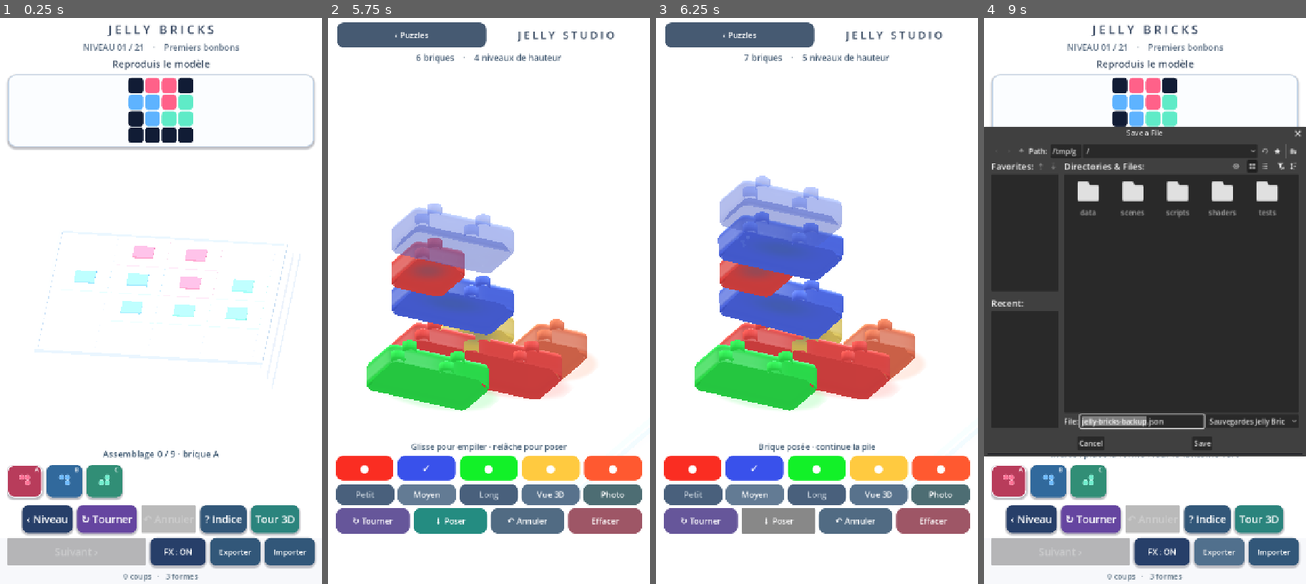
Above: before the commit, frames 1-4 (left to right).
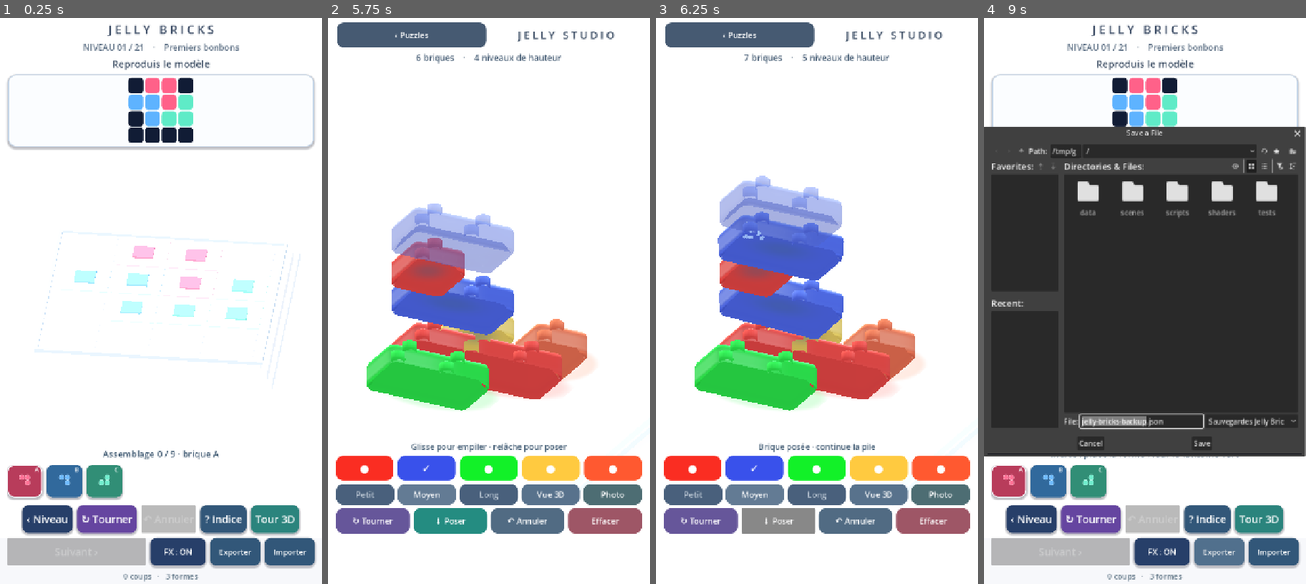
Above: after the commit, the same moments.

Repository: dbrckk/Jelly-bricks
Game: Godot game, scene res://scenes/main.tscn
Same seed, same stepped clock (60 frames per second), same inputs: the game is played once before the commit and once after it.
Inputs (mouse positions are in pixels of both pictures, inside the frame that each line leads up to):
- Up to frame 1 (0.25 s): no input
- Up to frame 2 (5.75 s): click (353, 482) at 0.52 s; click (392, 482) at 1.27 s; click (431, 482) at 2.02 s; click "‹ Niveau" at 2.75 s; click "↻ Tourner" at 3.5 s; click "? Indice" at 4.25 s; click "Tour 3D" at 5 s
- Up to frame 3 (6.25 s): click "↓ Poser" at 5.75 s
- Up to frame 4 (9 s): click "‹ Puzzles" at 6.5 s; click "FX : ON" at 7.25 s; click "FX : OFF" at 8 s; click "Exporter" at 8.75 s

Frames 1-2 are identical in both runs. In frame 3, less than 0.1% of the frame differs, in the area x 20-59%, y 34-47%; in frame 4, 0.7%, in the area x 24-100%, y 19-78%.

Commit message:
Android 0.9.65 — impact réel, son/vibrations synchronisés et shader allégé (#108)
* perf(godot): skip unused moving glint on studio 3D shader

* fix(gamefeel): anchor volume and synchronize FX to real contact

* test(godot): require no premature studio particles

* ci(godot): test real-timer impact FX and cancellation

* build(android): bump stable native to 0.9.65 (62)

* docs: document impact synchronization, tests and scope

* test(godot): verify live .29s impact FX timing and undo cancellation

Diff:
--- a/native-godot/scripts/stack_mode.gd
+++ b/native-godot/scripts/stack_mode.gd
@@ -1391,30 +1391,39 @@
     # the GPU mesh compresses and rebounds. No fake hard-plastic bounce.
     settle.tween_property(node, "position", _world_position(entry), .29) \
         .set_trans(Tween.TRANS_QUAD).set_ease(Tween.EASE_IN)
-    node.scale = Vector3(.97, 1.07, .97)
-    node.rotation.z = .065
-    settle.tween_property(node, "scale", Vector3.ONE, .73) \
-        .set_trans(Tween.TRANS_ELASTIC).set_ease(Tween.EASE_OUT)
-    settle.tween_property(node, "rotation", Vector3.ZERO, .76) \
-        .set_trans(Tween.TRANS_ELASTIC).set_ease(Tween.EASE_OUT)
+    # Rigid parent scaling distorts the footprint, studs and socket.
+    # The actual soft deformation belongs to the existing GPU squash.
+    node.rotation.z = .028
+    settle.tween_property(node, "rotation", Vector3.ZERO, .42) \
+        .set_trans(Tween.TRANS_CUBIC).set_ease(Tween.EASE_OUT)
     settle.tween_property(material, "shader_parameter/gel_spring", 0.0, .91) \
         .set_trans(Tween.TRANS_CUBIC).set_ease(Tween.EASE_OUT)
     _animate_gel_compression(material, .96, .27)
     _react_to_supports(entry)
-    # A short restrained sparkle accent, reusing the puzzle's existing
-    # fixed-size CPU emitter pool rather than allocating extra effects.
-    host.candy_fx.landing(_world_position(entry), Color(COLORS[selected_color]), true)
-    # A larger/heavier or taller stack gives a slightly deeper touch pulse;
-    # player FX settings still disable all vibration and sound together.
-    var landing_haptic: int = clampi(16 + LENGTHS[selected_length] * 4 +
-        int(entry["layer"]) * 2, 18, 44)
-    var gel_pitch: float = clampf(1.12 -
-        float(LENGTHS[selected_length]) * .07 -
-        float(entry["layer"]) * .012, .78, 1.1)
-    host._play_feedback("place", landing_haptic, gel_pitch)
+    # The visual flight lasts .29 s: FX must not precede the support
+    # contact. A tracked tween is killed by _stop_motion on Undo or
+    # replacement and captures the original brick's attributes.
+    var contact_event: Tween = create_tween()
+    motion_tweens.append(contact_event)
+    contact_event.tween_interval(.29)
+    contact_event.tween_callback(_emit_contact_feedback.bind(
+        Color(COLORS[selected_color]), selected_length, int(entry["layer"]),
+        _world_position(entry)))
     _refresh_preview()
     _apply_camera()
     _refresh_labels("Brique posée · continue la pile")
+
+func _emit_contact_feedback(tint: Color, length_index: int,
+        level: int, contact: Vector3) -> void:
+    if not active:
+        return
+    host.candy_fx.landing(contact, tint, true)
+    var landing_haptic: int = clampi(16 + LENGTHS[length_index] * 4 +
+        level * 2, 18, 44)
+    var gel_pitch: float = clampf(1.12 -
+        float(LENGTHS[length_index]) * .07 -
+        float(level) * .012, .78, 1.1)
+    host._play_feedback("place", landing_haptic, gel_pitch)
 
 ## Find only bricks that geometrically support the new piece,
 ## layer by layer. No full-scene motion, rigid-body simulation or solver.
--- a/native-godot/shaders/jelly.gdshader
+++ b/native-godot/shaders/jelly.gdshader
@@ -163,14 +163,17 @@
     // A slow, thin studio-light reflection travels across the sculpted
     // candy surface. Uses local coordinates and TIME; no textures, extra
     // lights, screen sampling or per-frame script updates on Android.
-    float sweep = fract(TIME * .125 + jelly_local.x * .20 +
-        jelly_local.z * .075);
-    float polished_strip = 1.0 - smoothstep(.0, .15, abs(sweep - .55));
-    float glint = polished_strip * sheen * detail *
-        (0.09 + height_grad * .13) * smoothstep(.17, .85, facing);
-    // The reference is stationary product lighting, not a moving LED
-    // band crossing every real brick. Keep legacy puzzle animation only.
-    base += vec3(.96, .98, 1.0) * glint * (1.0 - studio_glass);
+    // Studio materials have no moving glint. Avoid evaluating TIME,
+    // fract and its band smoothsteps in their fragment shader path.
+    if (studio_glass < .001) {
+        float sweep = fract(TIME * .125 + jelly_local.x * .20 +
+            jelly_local.z * .075);
+        float polished_strip = 1.0 - smoothstep(.0, .15,
+            abs(sweep - .55));
+        float glint = polished_strip * sheen * detail *
+            (0.09 + height_grad * .13) * smoothstep(.17, .85, facing);
+        base += vec3(.96, .98, 1.0) * glint;
+    }
     // A misplaced piece stays recognizably its own candy color.
     // Only its rim takes a restrained, amber backlit accent.
     // Studio pieces have slightly denser dyed sides, a polished top and
--- /dev/null
+++ b/native-godot/tests/impact_feedback.gd
@@ -0,0 +1,62 @@
+extends SceneTree
+## Wall-clock regression for audiovisual contact timing.
+## Real idle frames advance the Tween callback; canceled actions must
+## never produce visual or haptic feedback after their geometry is removed.
+var started := false
+
+func _process(_delta: float) -> bool:
+    if not started:
+        started = true
+        _run_real_time()
+    return false
+
+func _run_real_time() -> void:
+    var scene: PackedScene = load("res://scenes/main.tscn")
+    if scene == null:
+        push_error("Contact QA could not load the real game")
+        quit(1)
+        return
+    var game: Node = scene.instantiate()
+    root.add_child(game)
+    var studio: Node3D = game.stack_studio
+    studio.set_active(true)
+    studio._reset()
+    studio.selected_cell = Vector2i(2, 2)
+    studio.selected_length = 0
+    var before: int = game.candy_fx.landing_cursor
+
+    studio._commit()
+    if studio.bricks.size() != 1 or game.candy_fx.landing_cursor != before:
+        push_error("Audio/visual FX played at finger release, not contact")
+        quit(1)
+        return
+    await create_timer(.12).timeout
+    if game.candy_fx.landing_cursor != before:
+        push_error("Premature contact feedback during airborne approach")
+        quit(1)
+        return
+    await create_timer(.30).timeout
+    if game.candy_fx.landing_cursor != before + 1:
+        push_error("Landing did not produce exactly one contact effect")
+        quit(1)
+        return
+
+    # A second landing is canceled by Undo before contact.
+    studio._commit()
+    if studio.bricks.size() != 2:
+        push_error("Second studio layer could not be staged")
+        quit(1)
+        return
+    var reached: int = game.candy_fx.landing_cursor
+    studio._undo()
+    if studio.bricks.size() != 1:
+        push_error("Undo did not revert the second brick")
+        quit(1)
+        return
+    await create_timer(.40).timeout
+    if game.candy_fx.landing_cursor != reached:
+        push_error("Canceled landing emitted a ghost feedback event")
+        quit(1)
+        return
+    print("PASS: realtime FX begins on impact; undo prevents ghost effects")
+    quit()
--- a/native-godot/tests/validate.gd
+++ b/native-godot/tests/validate.gd
@@ -1243,8 +1243,10 @@
         push_error("Upper Jelly wrongly projected light on the ground")
         quit(1)
         return
-    if game.candy_fx.landing_cursor < 2:
-        push_error("Brick placement did not activate the bounded candy-spark pool")
+    # The landing is delayed by .29 s. Realtime Tween timers are
+    # checked by the separate impact_feedback.gd integration test.
+    if game.candy_fx.landing_cursor != 0:
+        push_error("Studio emitted feedback before the contact")
         quit(1)
         return
     var contact_supports: Array[int] = studio._support_indices(studio.bricks[1])
Not shown, changed: native-godot/export_presets.cfg
Not shown, changed: .github/workflows/native-android.yml
Not shown, changed: native-godot/README.md
